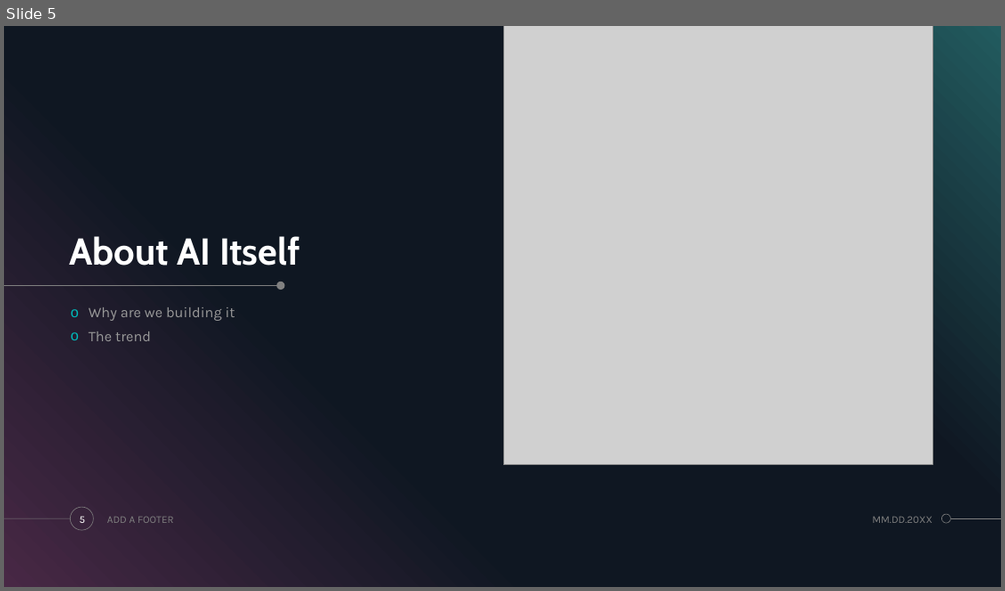
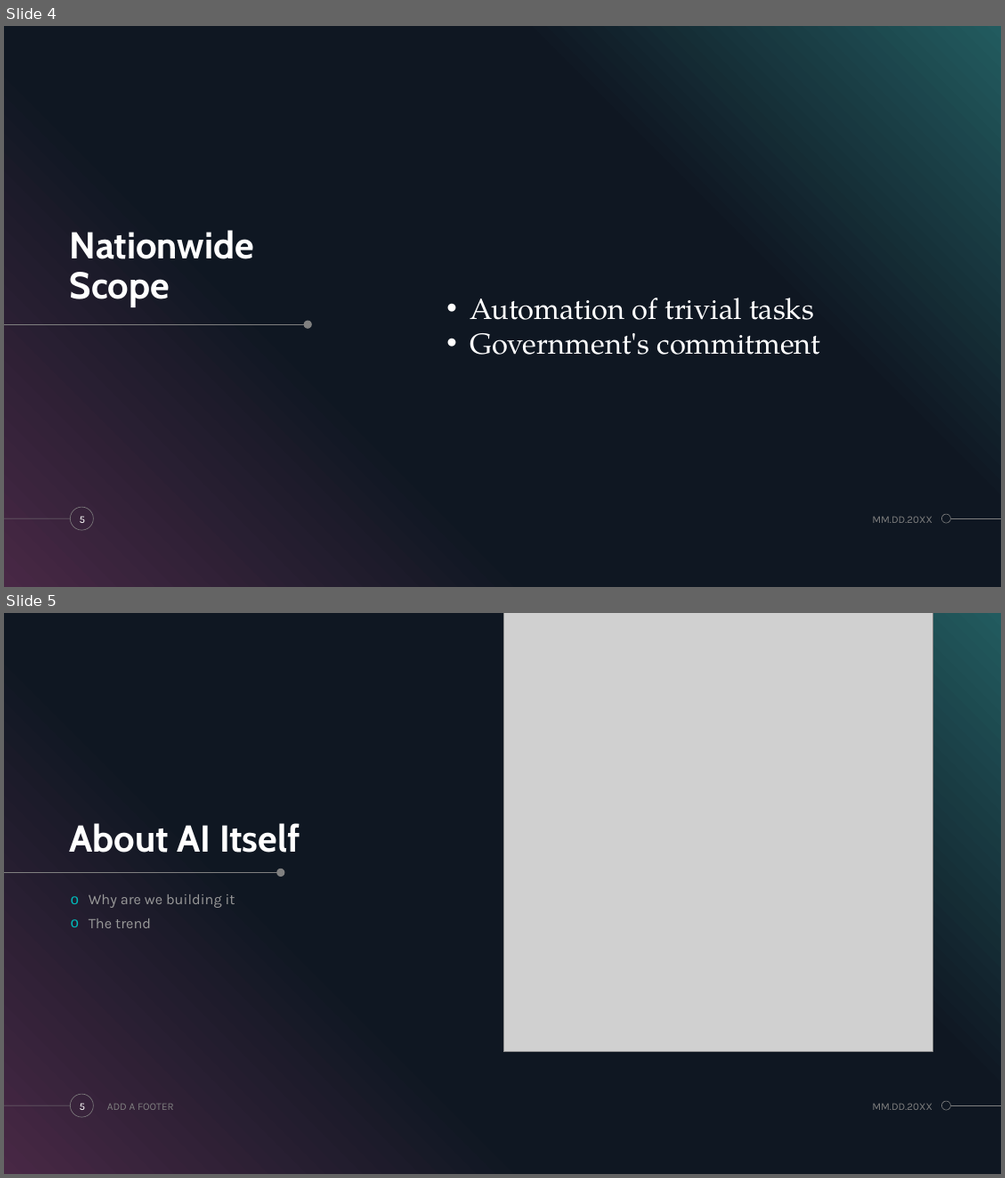
Before and after one commit to LiuWenJia-ops/PresentationInCam, a slide deck: LSY/LSY.pptx. Shown one above the other, each under a label of ours: slide 5 before the commit, slides 4 and 5 after it. The pictures are 1005x591 and 1005x1178 pixels, drawn with LibreOffice and Linux fonts; fonts in the diff are those of the drawing; grey boxes stand for pictures. Boxes give left, top, right and bottom in pixels: in the first picture for what was removed or moved away, otherwise in the second. Text is boxed around its words. In the diff, an @@ line names an element or a change of style, - is before the commit and + after.

```diff
--- a/LSY/LSY.pptx
+++ b/LSY/LSY.pptx
@@ slide 4 added at (4, 26, 1001, 587), background #000000; not listed: 5 template elements that a slide beside it also shows @@
@@ title added at (70, 230, 254, 307), 36 pt, text #FFFFFF, bold @@
+Nationwide
+Scope
@@ text added at (470, 297, 821, 354), 28 pt, text #FFFFFF @@
+• Automation of trivial tasks
+• Government's commitment
@@ line added from (4, 324) to (305, 324), #808080 0.5 pt @@
@@ ellipse added at (304, 321, 312, 329), fill #808080 @@
@@ text added at (80, 516, 86, 523), 10 pt, text #FFFFFF @@
+5
@@ text added at (872, 516, 932, 523), 10 pt, text #808080 @@
+MM.DD.20XX
```
Also in this commit, not shown: 1 slide changed, 1 other slide added, 3 slides removed, 1 other file.
